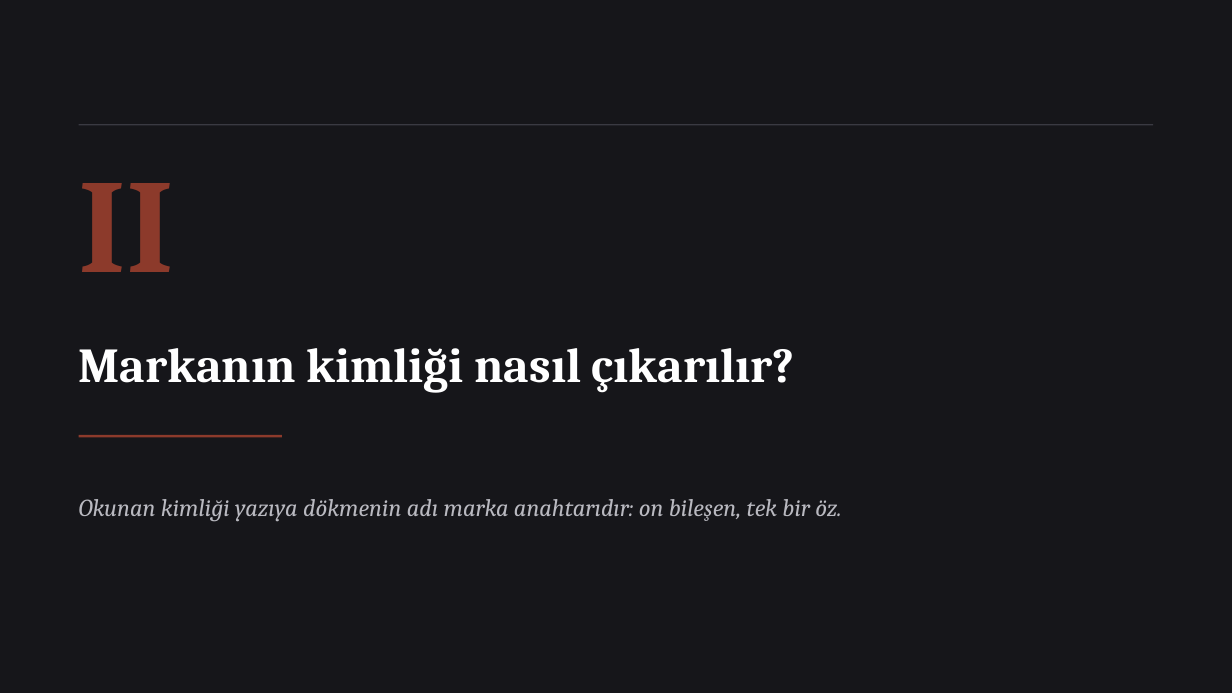
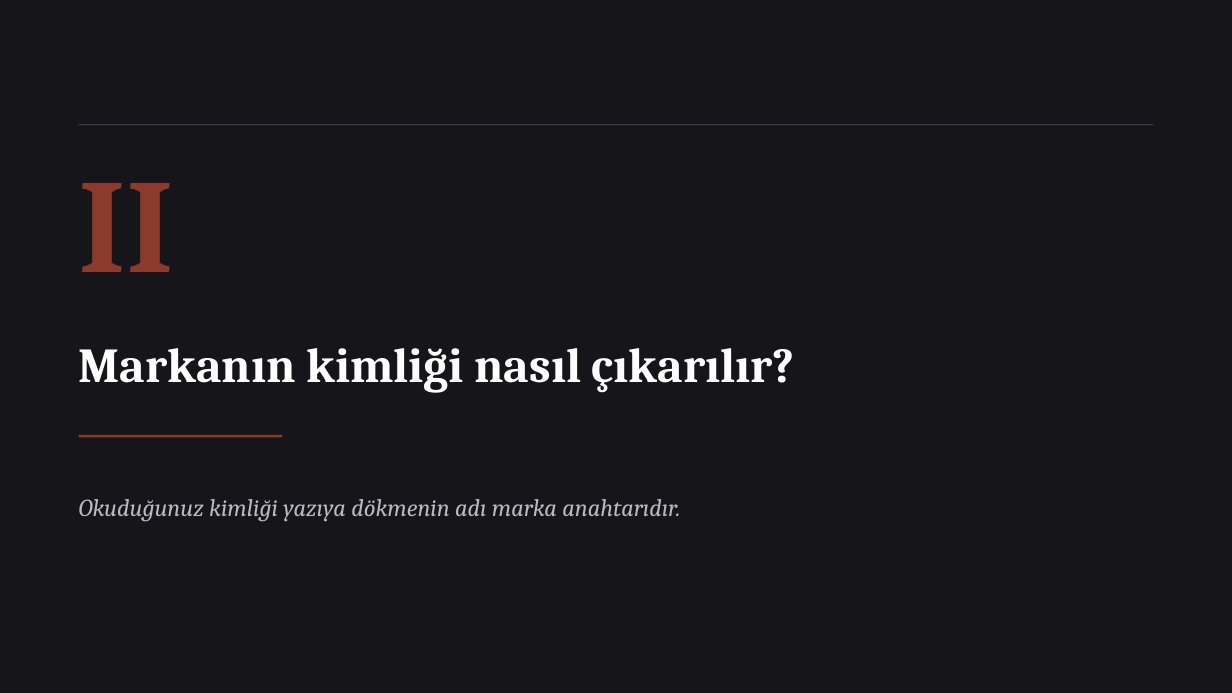
Before and after one commit to bunal91/sanat-ve-mekan, a slide deck: slide 9 of magaza-tasarimi-dersi/Gun1-Marka-Anahtari-ve-Musteri-Deneyimi.pptx. Drawn at 1232x693 pixels with LibreOffice and Linux fonts; fonts in the diff are those of the drawing. Boxes give left, top, right and bottom in pixels: in the first picture for what was removed or moved away, otherwise in the second. Text is boxed around its words. In the diff, an @@ line names an element or a change of style, - is before the commit and + after.

```diff
--- a/magaza-tasarimi-dersi/Gun1-Marka-Anahtari-ve-Musteri-Deneyimi.pptx
+++ b/magaza-tasarimi-dersi/Gun1-Marka-Anahtari-ve-Musteri-Deneyimi.pptx
@@ text at [79,499,680,521]: text changed @@
-Okunan kimliği yazıya dökmenin adı marka anahtarıdır: on bileşen, tek bir öz.
+Okuduğunuz kimliği yazıya dökmenin adı marka anahtarıdır.
```
Also in this commit, not shown: 26 other slides changed, 10 slides added, 20 slides removed, 1 other file.
